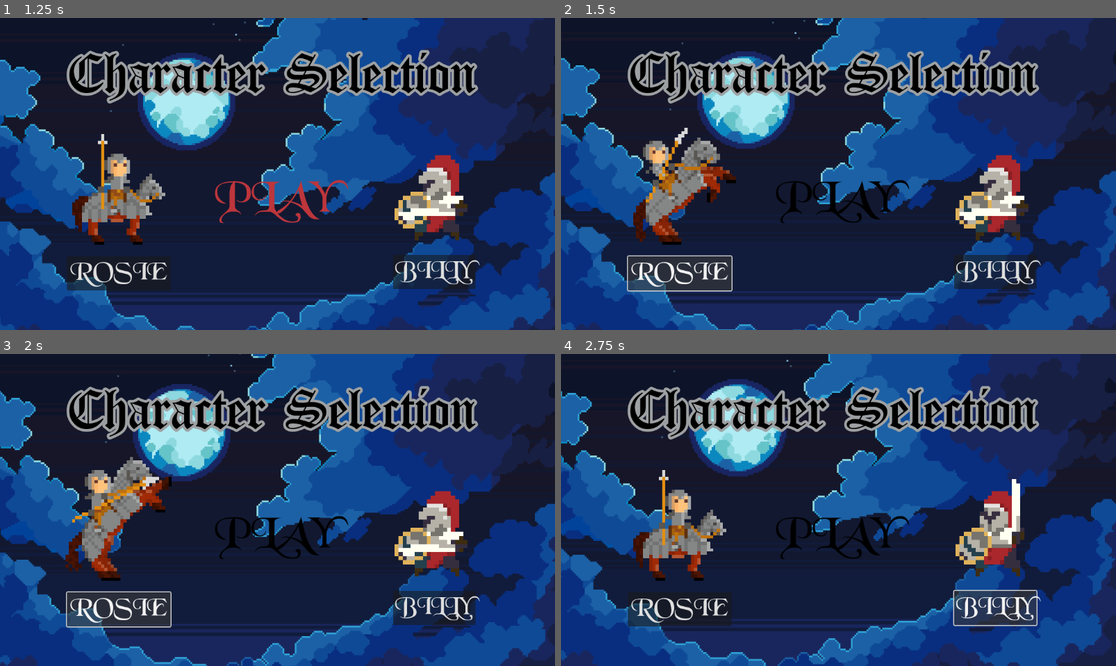
Above: before the commit, frames 1-4 (two rows, left to right).
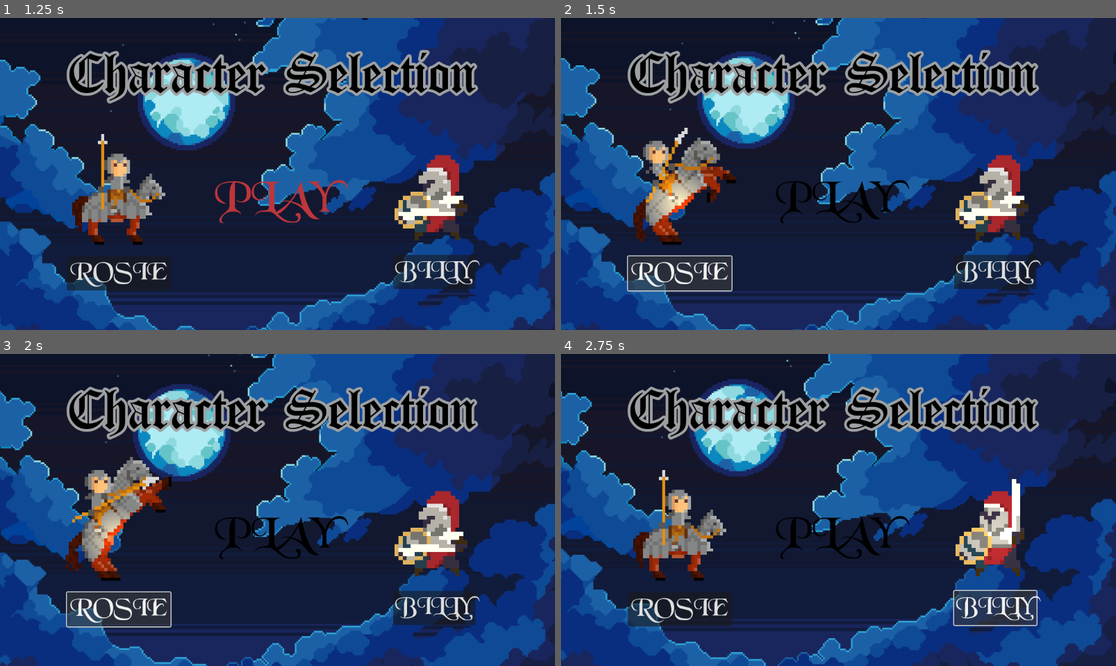
Above: after the commit, the same moments.

Repository: AugustanaCSC380January2024/final-game-frenchie
Game: Godot game, scene res://Scenes/start_screen.tscn
The game is run twice, just before and just after one commit, with the same random seed, the same clock (stepped at 60 frames per second) and the same inputs.
Inputs:
- Up to frame 1 (1.25 s): click "START" at 0.5 s
- Up to frame 2 (1.5 s): click "ROSIE" at 1.25 s
- Up to frame 3 (2 s): no input
- Up to frame 4 (2.75 s): click "BILLY" at 2 s

Frame 1 is identical in both runs. In frame 2, 0.9% of the frame differs, in the area x 15-26%, y 50-68%; in frame 3, 0.6%; in frame 4, 0.4%.

Commit message:
Stop scores when die

Diff:
--- a/Scenes/character_selection.tscn
+++ b/Scenes/character_selection.tscn
@@ -172,6 +172,15 @@
 stream_1/weight = 1.0
 stream_2/stream = ExtResource("20_nejcl")
 stream_2/weight = 1.0
+
+[sub_resource type="Gradient" id="Gradient_gjmnw"]
+offsets = PackedFloat32Array(0, 0.748387)
+colors = PackedColorArray(1, 1, 1, 1, 0, 0, 0, 1)
+
+[sub_resource type="GradientTexture2D" id="GradientTexture2D_pr5bl"]
+gradient = SubResource("Gradient_gjmnw")
+fill = 1
+fill_from = Vector2(0.5, 0.5)
 
 [node name="CharacterSelection" type="Node2D"]
 script = ExtResource("1_6ttkp")
@@ -266,6 +275,22 @@
 [node name="BillyPlayer" type="AudioStreamPlayer" parent="."]
 stream = SubResource("AudioStreamRandomizer_il24v")
 
+[node name="RosieLight" type="PointLight2D" parent="."]
+position = Vector2(244, 384)
+scale = Vector2(3.4375, 3.4375)
+enabled = false
+color = Color(1, 0.839216, 0.494118, 1)
+texture = SubResource("GradientTexture2D_pr5bl")
+texture_scale = 0.6
+
+[node name="BillyLight" type="PointLight2D" parent="."]
+position = Vector2(903, 373)
+scale = Vector2(3.4375, 3.4375)
+enabled = false
+color = Color(0.776471, 0.764706, 0.717647, 1)
+energy = 0.28
+texture = SubResource("GradientTexture2D_pr5bl")
+
 [connection signal="pressed" from="Rosie2" to="." method="_on_rosie_2_pressed"]
 [connection signal="pressed" from="Play" to="." method="_on_play_pressed"]
 [connection signal="pressed" from="Billy2" to="." method="_on_billy_2_pressed"]
--- a/Scenes/game_over.tscn
+++ b/Scenes/game_over.tscn
@@ -10,6 +10,10 @@
 [sub_resource type="LabelSettings" id="LabelSettings_vrc0h"]
 font = ExtResource("2_wtxnw")
 font_size = 60
+
+[sub_resource type="LabelSettings" id="LabelSettings_pvwpd"]
+font = ExtResource("2_wtxnw")
+font_size = 38
 
 [node name="GameOver" type="Control"]
 layout_mode = 3
@@ -50,10 +54,10 @@
 anchor_top = 0.5
 anchor_right = 0.5
 anchor_bottom = 0.5
-offset_left = -20.0
-offset_top = -11.5
-offset_right = 20.0
-offset_bottom = 11.5
+offset_left = -295.0
+offset_top = -56.0
+offset_right = 295.0
+offset_bottom = 20.0
 grow_horizontal = 2
 grow_vertical = 2
 text = "YOUR SCORE: 9999
@@ -78,4 +82,21 @@
 text = "BACK TO START
 "
 
+[node name="HiScore" type="Label" parent="."]
+layout_mode = 1
+anchors_preset = 8
+anchor_left = 0.5
+anchor_top = 0.5
+anchor_right = 0.5
+anchor_bottom = 0.5
+offset_left = -187.0
+offset_top = 45.0
+offset_right = 193.0
+offset_bottom = 93.0
+grow_horizontal = 2
+grow_vertical = 2
+text = "HIGH SCORE: 9999
+"
+label_settings = SubResource("LabelSettings_pvwpd")
+
 [connection signal="pressed" from="Button" to="." method="_on_button_pressed"]
--- a/Scripts/character_selection.gd
+++ b/Scripts/character_selection.gd
@@ -5,12 +5,16 @@
 @onready var billy = $Billy
 @onready var billyplayer = $BillyPlayer
 @onready var rosieplayer = $RosiePlayer
+@onready var light1 = $RosieLight
+@onready var light2 = $BillyLight
 
 func _on_rosie_2_pressed():
 	rosie.play("Rosie")
 	billy.stop()
 	rosieplayer.play()
 	currently_selected_char = "Rosie"
+	light1.enabled = true
+	light2.enabled = false
 
 
 func _on_billy_2_pressed():
@@ -18,6 +22,8 @@
 	rosie.stop()
 	billyplayer.play()
 	currently_selected_char = "Billy"
+	light1.enabled = false
+	light2.enabled = true
 
 
 func _on_play_pressed():
--- a/Scripts/gameplay.gd
+++ b/Scripts/gameplay.gd
@@ -2,7 +2,7 @@
 
 var player
 var score = 0
-var game_running = true
+var game_running: bool
 var player_ins
 @onready var hud = $UILayer/HUD
 @onready var ui = $UILayer
@@ -19,6 +19,7 @@
 var speed = 150
 
 func _ready():
+	game_running = true
 	get_player()
 	player_ins = player.instantiate()
 	player_ins.playerdie.connect(on_player_die)
@@ -48,7 +49,7 @@
 	speed += 5
 
 func _process(delta):
-	if game_running == true:
+	if game_running:
 		score+= 1
 		hud.set_score(score)
 	else:
@@ -79,10 +80,11 @@
 
 
 func _on_player_deathzone_body_entered(body):
-	game_running == false
+	game_running = false
 	await get_tree().create_timer(1).timeout
 	ui.show_game_over(true)
 
 func on_player_die():
+	game_running = false
 	await get_tree().create_timer(1).timeout
 	ui.show_game_over(true)
Not shown: 1 places in Scenes/character_selection.tscn that only renumber resources
Not shown: 1 places in Scenes/game_over.tscn that only renumber resources
